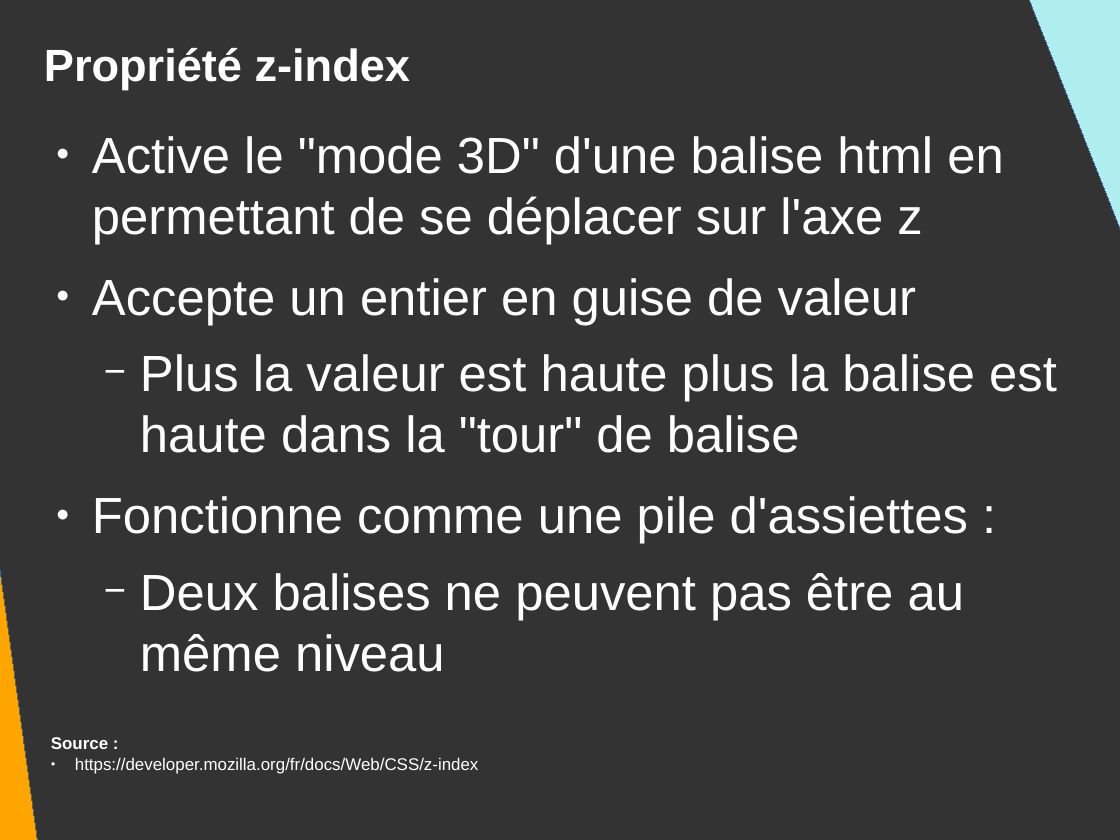
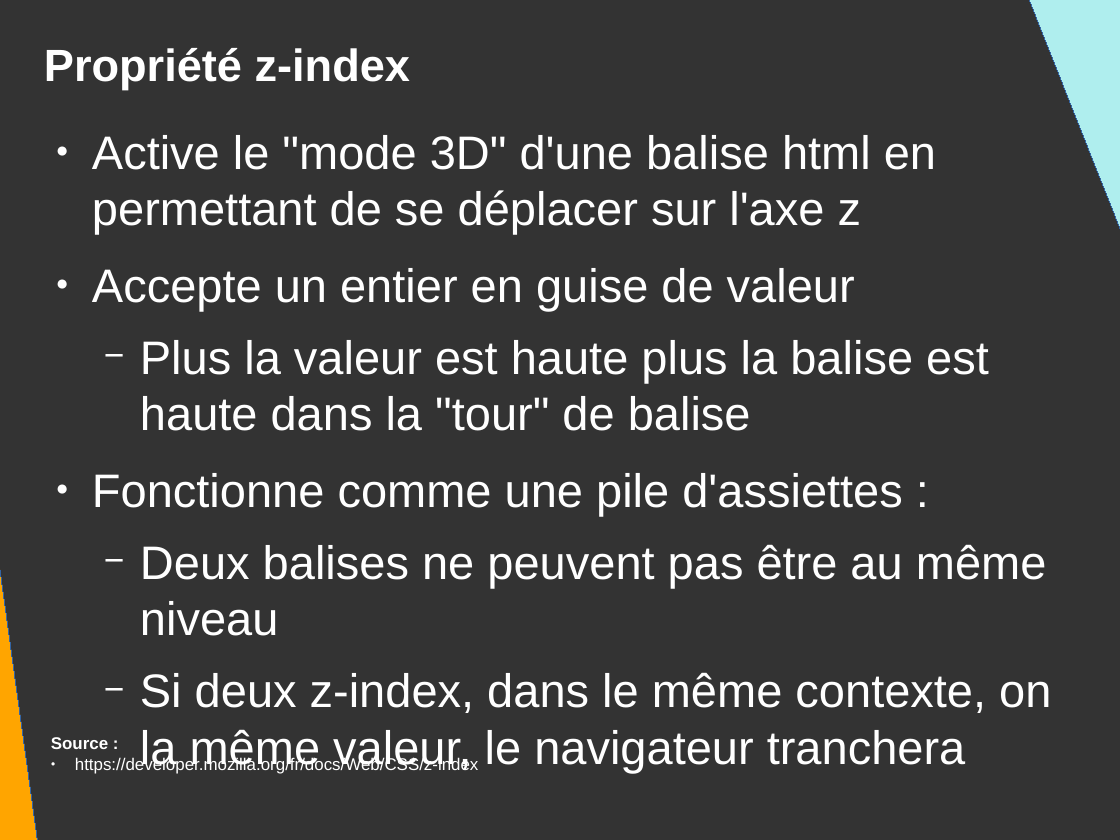
Before and after one commit to DanYellow/presentations, a slide deck: slide 84 of mmi/html/travaux-pratiques/numero-2/presentation.odp. Drawn at 1120x840 pixels with LibreOffice and Linux fonts; fonts in the diff are those of the drawing. Boxes give left, top, right and bottom in pixels: in the first picture for what was removed or moved away, otherwise in the second. Text is boxed around its words. In the diff, an @@ line names an element or a change of style, - is before the commit and + after.

```diff
--- a/mmi/html/travaux-pratiques/numero-2/presentation.odp
+++ b/mmi/html/travaux-pratiques/numero-2/presentation.odp
@@ text at (92, 135, 1047, 636): size 36 to 33.3 pt in "Active le "mode 3D" d'une balise html ...", "Accepte un entier en guise de valeur", "Plus la valeur est haute plus la ...", "Fonctionne comme une pile d'assiettes :" and 1 more places @@
@@ text at (140, 672, 1051, 713): paragraph added @@
+  − Si deux z-index, dans le même contexte, on la même valeur, le navigateur tranchera
```
Also in this commit, not shown: 5 other slides changed, 22 other files.
